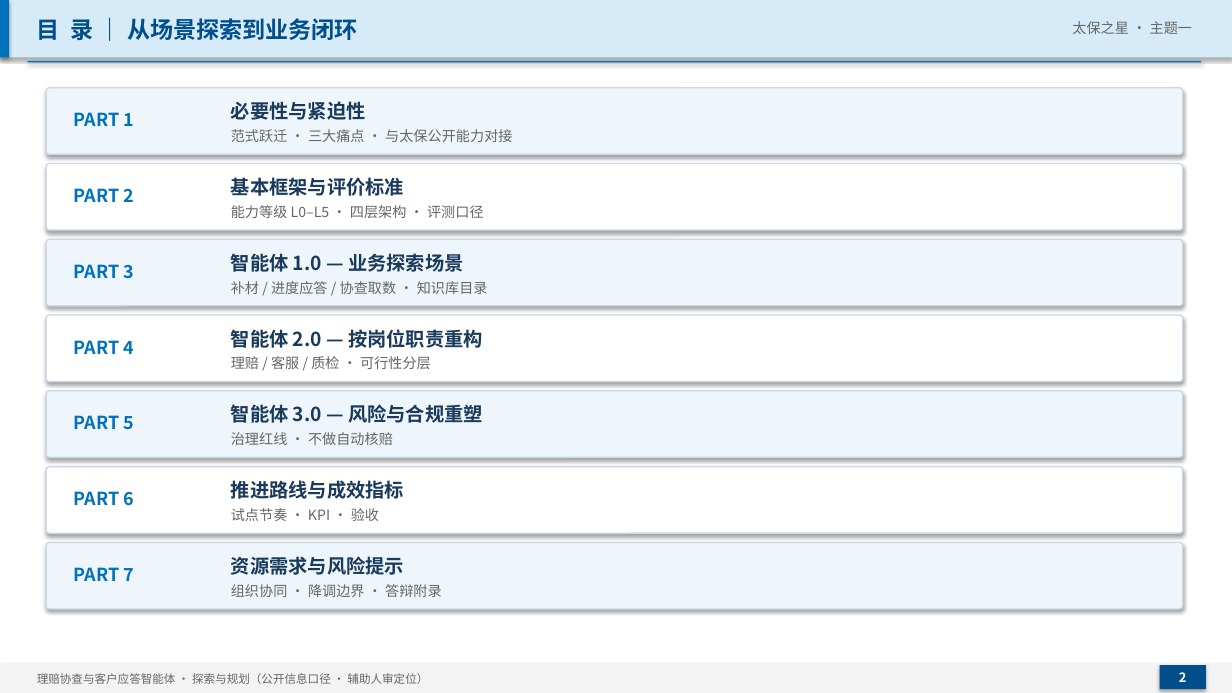
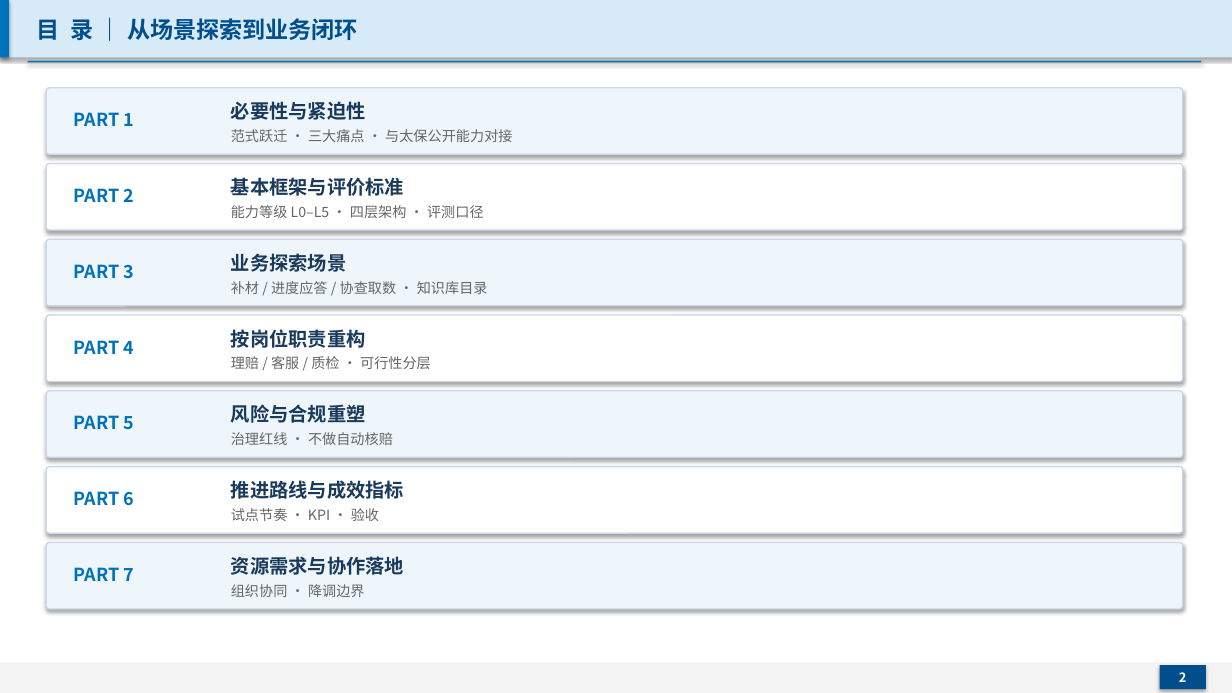
Before and after one commit to Haoooaa/planning-sourcing-system, a slide deck: slide 2 of claims-assist/deck.pptx. Drawn at 1232x693 pixels with LibreOffice and Linux fonts; fonts in the diff are those of the drawing. Boxes give left, top, right and bottom in pixels: in the first picture for what was removed or moved away, otherwise in the second. Text is boxed around its words. In the diff, an @@ line names an element or a change of style, - is before the commit and + after.

```diff
--- a/claims-assist/deck.pptx
+++ b/claims-assist/deck.pptx
@@ text removed at (1072,21,1192,34) @@
-太保之星 · 主题一
@@ text at (231,253,346,272): text changed @@
-智能体 1.0 — 业务探索场景
+业务探索场景
@@ text at (231,329,366,348): text changed @@
-智能体 2.0 — 按岗位职责重构
+按岗位职责重构
@@ text at (231,404,366,423): text changed @@
-智能体 3.0 — 风险与合规重塑
+风险与合规重塑
@@ text at (231,556,404,575): text changed @@
-资源需求与风险提示
+资源需求与协作落地
@@ text at (231,584,365,597): text changed @@
-组织协同 · 降调边界 · 答辩附录
+组织协同 · 降调边界
@@ text removed at (37,673,428,684) @@
-理赔协查与客户应答智能体 · 探索与规划（公开信息口径 · 辅助人审定位）
```
Also in this commit, not shown: 11 other slides changed, 3 slides added, 5 slides removed, 1 other file.
